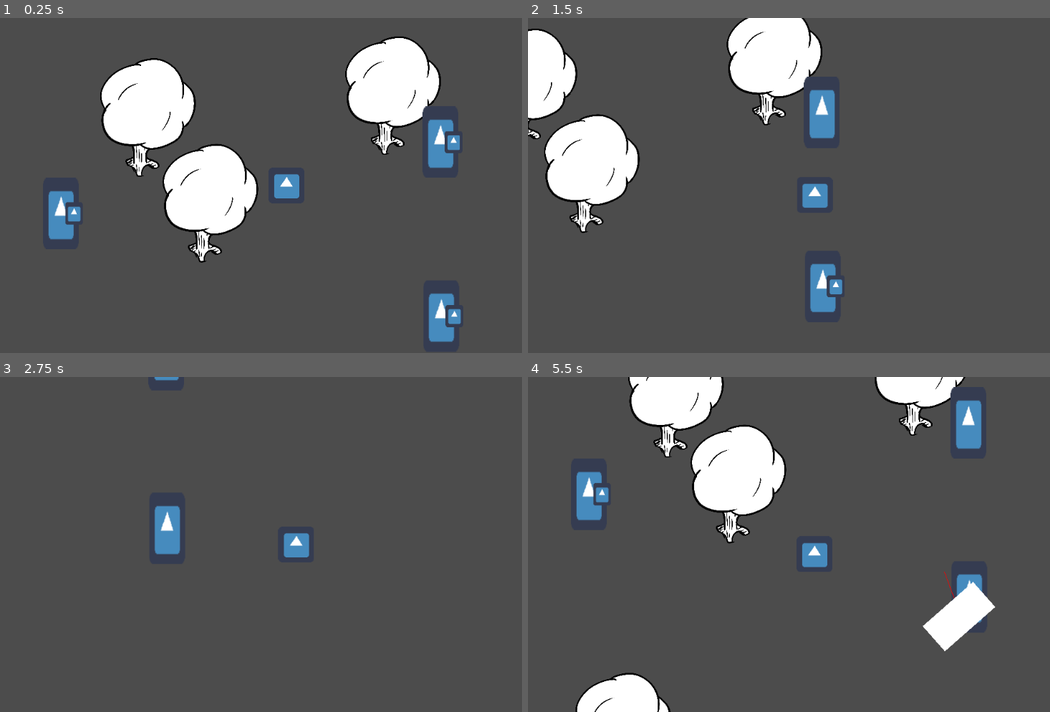
Above: before the commit, frames 1-4 (two rows, left to right).
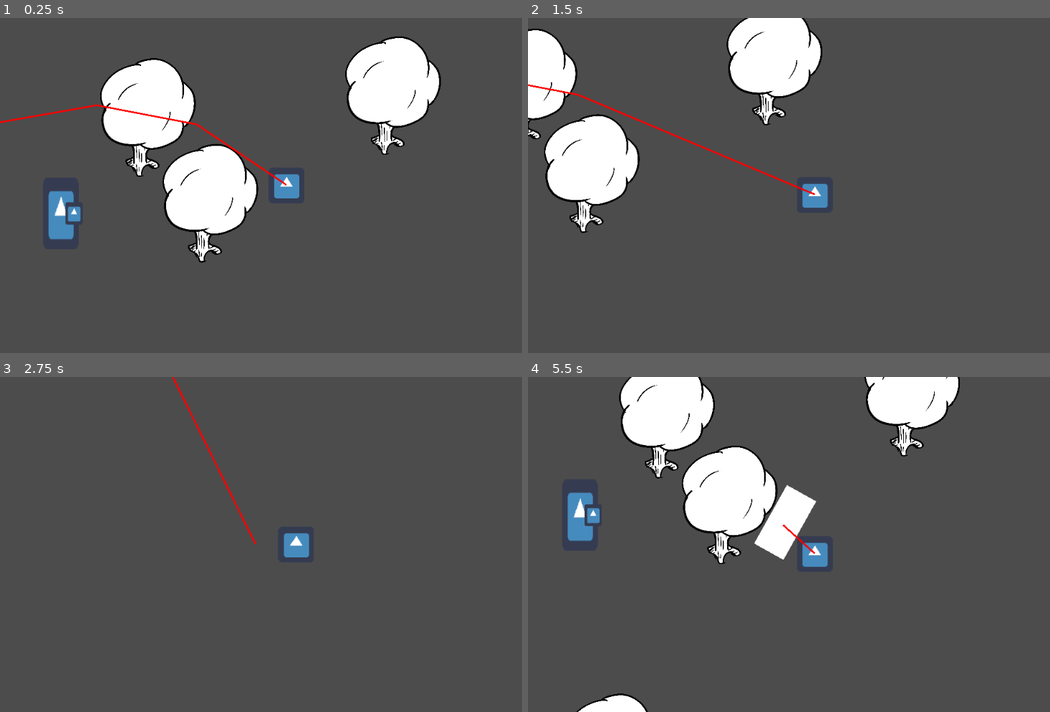
Above: after the commit, the same moments.

Repository: stwupton/anachronism
Game: Godot game, scene res://scn/MovementTestScene.tscn
Same seed, same stepped clock (60 frames per second), same inputs: the game is played once before the commit and once after it. This scene is started directly instead of the project's main scene. The engine's default icon, where the game draws it, is replaced by a stand-in: a white triangle on a blue panel in a dark square.
Inputs:
- Up to frame 1 (0.25 s): no input
- Up to frame 2 (1.5 s): hold Right (ui_right) 0.53-1.28 s; hold Down (ui_down) from 1.28 s (still down)
- Up to frame 3 (2.75 s): release Down (ui_down) at 2.03 s; hold Right (ui_right) from 2.03 s (still down)
- Up to frame 4 (5.5 s): release Right (ui_right) at 2.78 s; hold Up (ui_up) 2.78-3.53 s; hold Left (ui_left) 3.53-5.03 s; hold Down (ui_down) from 5.03 s (still down)

The runs differ from the first frame. In frame 1, 1.8% of the frame differs, in the area x 0-89%, y 25-97%; in frame 2, 1.8%; in frame 3, 1.0%; in frame 4, 12%, in the area x 7-90%, y 0-100%.
Error before the commit: Invalid get index '1' (on base: 'PoolVector2Array'). (res://scn/PoliceCar.gd:29)
Error after the commit: Invalid get index '1' (on base: 'PoolVector2Array'). (res://scn/PoliceCar.gd:22)

Commit message:
Improved car path finding.

Diff:
--- /dev/null
+++ b/scn/DebugNavLine.gd
@@ -0,0 +1,20 @@
+extends Node2D
+
+export(Array, NodePath) var police_paths = []
+
+onready var police = []
+
+func _draw():
+	for popo in police:
+		var path = popo.current_path
+		for i in range(path.size() - 1):
+			draw_line(path[i], path[i + 1], Color(100, 0, 0), 3)
+
+func _ready():
+	for path in police_paths:
+		police.append(get_node(path))
+
+	set_process(true)
+
+func _process(delta):
+	update()
--- /dev/null
+++ b/scn/DebugNavLine.tscn
@@ -0,0 +1,8 @@
+[gd_scene load_steps=2 format=2]
+
+[ext_resource path="res://scn/DebugNavLine.gd" type="Script" id=1]
+
+[node name="DebugNavLine" type="Node2D" index="0"]
+
+script = ExtResource( 1 )
+police = null
--- a/scn/MovementTestScene.tscn
+++ b/scn/MovementTestScene.tscn
@@ -1,9 +1,10 @@
-[gd_scene load_steps=6 format=2]
+[gd_scene load_steps=7 format=2]
 
 [ext_resource path="res://scn/PlayerCharacter.tscn" type="PackedScene" id=1]
 [ext_resource path="res://scn/BoxCollisionTest.tscn" type="PackedScene" id=2]
 [ext_resource path="res://scn/coffee.tscn" type="PackedScene" id=3]
 [ext_resource path="res://scn/PoliceCar.tscn" type="PackedScene" id=4]
+[ext_resource path="res://scn/DebugNavLine.tscn" type="PackedScene" id=5]
 
 [sub_resource type="NavigationPolygon" id=1]
 
@@ -76,18 +77,6 @@
 navpoly = SubResource( 1 )
 enabled = true
 
-[node name="Node2D" parent="Navigation2D" index="1" instance=ExtResource( 3 )]
-
-position = Vector2( -77.0048, 182.75 )
-
-[node name="Node2D2" parent="Navigation2D" index="2" instance=ExtResource( 3 )]
-
-position = Vector2( 792.274, 585.421 )
-
-[node name="Node2D3" parent="Navigation2D" index="3" instance=ExtResource( 3 )]
-
-position = Vector2( 790.914, 273.895 )
-
 [node name="PoliceCar" parent="." index="14" instance=ExtResource( 4 )]
 
 position = Vector2( -1133.95, 399.856 )
@@ -95,3 +84,7 @@
 _sections_unfolded = [ "Transform", "Visibility" ]
 navigation_path = NodePath("../Navigation2D")
 target_path = NodePath("../KinematicBody2D")
+
+[node name="DebugNavLine" parent="." index="15" instance=ExtResource( 5 )]
+
+police_paths = [ NodePath("../PoliceCar") ]
--- a/scn/PoliceCar.gd
+++ b/scn/PoliceCar.gd
@@ -6,27 +6,20 @@
 onready var navigation = get_node(navigation_path)
 onready var target = get_node(target_path)
 
-var _current_path = []
+var current_path = []
+
 var _motion = Vector2()
 var _friction = 10
 var _horse_power = 40
 var _max_speed = 600
 
-func _draw():
-	for i in range(_current_path.size() - 1):
-		draw_line(_current_path[i] - global_position, _current_path[i + 1] - global_position, Color(100, 0, 0), 3)
-
 func _ready():
-	set_process(true)
 	set_physics_process(true)
 
-func _process(delta):
-	update()
+func _physics_process(delta):
+	current_path = navigation.get_simple_path(global_position, target.global_position)
 
-func _physics_process(delta):
-	_current_path = navigation.get_simple_path(global_position, target.global_position, false)
-
-	var direction = (_current_path[1] - _current_path[0]).normalized()
+	var direction = (current_path[1] - current_path[0]).normalized()
 	_motion += direction * _horse_power
 
 	# Apply friction
--- a/scn/PoliceCar.tscn
+++ b/scn/PoliceCar.tscn
@@ -38,7 +38,3 @@
 size_flags_horizontal = 1
 size_flags_vertical = 1
 color = Color( 1, 1, 1, 1 )
-
-[node name="Draw" type="Node2D" parent="." index="2"]
-
-_sections_unfolded = [ "Material", "Transform", "Visibility", "Z Index" ]
Not shown, added: Asset/char.png.import
Not shown, added: Asset/roadCorner.png.import
Not shown, added: Asset/roadCross.png.import
Not shown, added: Asset/roadStraight.png.import
Not shown, added: Asset/roadT.png.import
Not shown, added: Asset/roof.png.import
